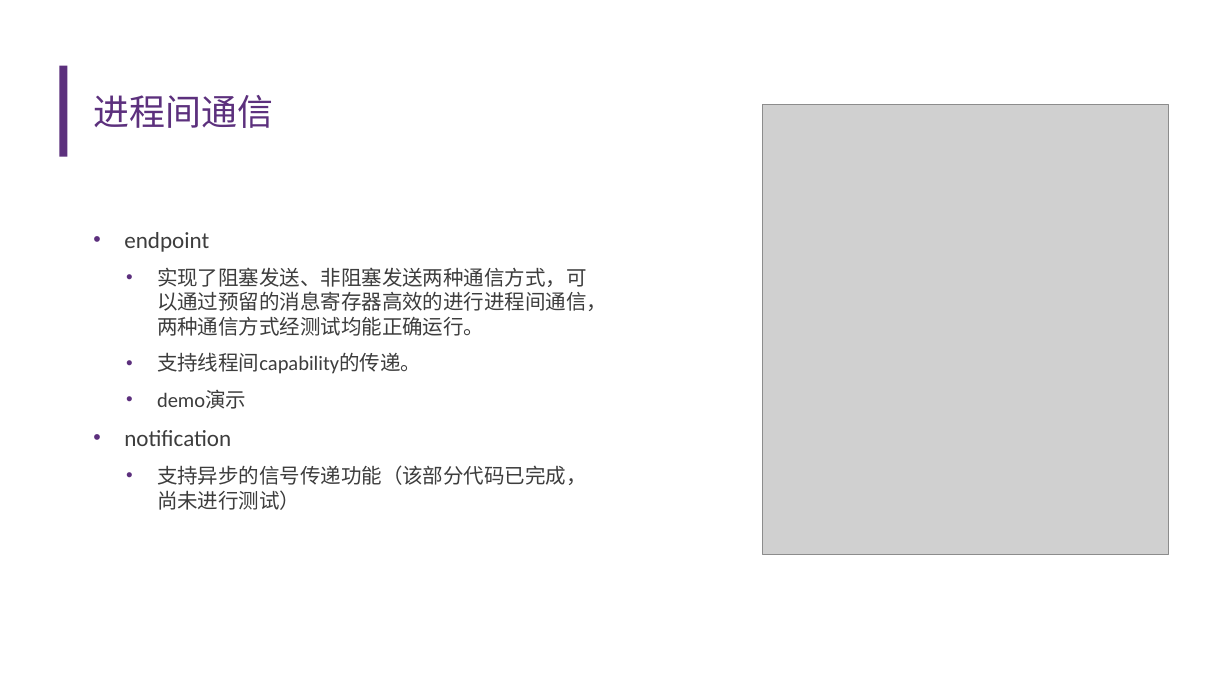
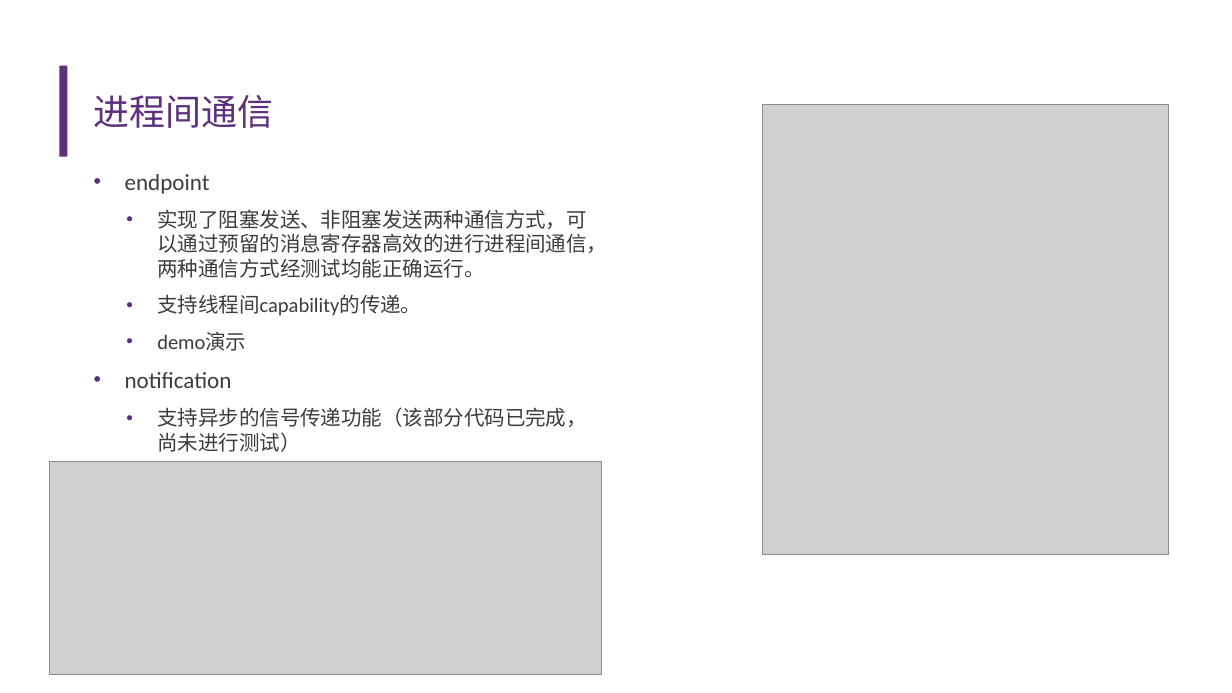
Before and after one commit to llh730/seL4-rust-implement, a slide deck: slide 9 of record/中期答辩——李龙昊.pptx. Drawn at 1232x693 pixels with LibreOffice and Linux fonts; fonts in the diff are those of the drawing; grey boxes stand for pictures; background and template pictures are left out. Boxes give left, top, right and bottom in pixels: in the first picture for what was removed or moved away, otherwise in the second. Text is boxed around its words. In the diff, an @@ line names an element or a change of style, - is before the commit and + after.

```diff
--- a/record/中期答辩——李龙昊.pptx
+++ b/record/中期答辩——李龙昊.pptx
@@ text "endpoint": place and size @@
-text "endpoint" at box(124, 232, 607, 510)
+text "endpoint" at box(125, 174, 607, 452)
@@ picture added at box(50, 461, 602, 675) @@
```
Also in this commit, not shown: 7 other slides changed, 1 slide removed, 9 other files.
